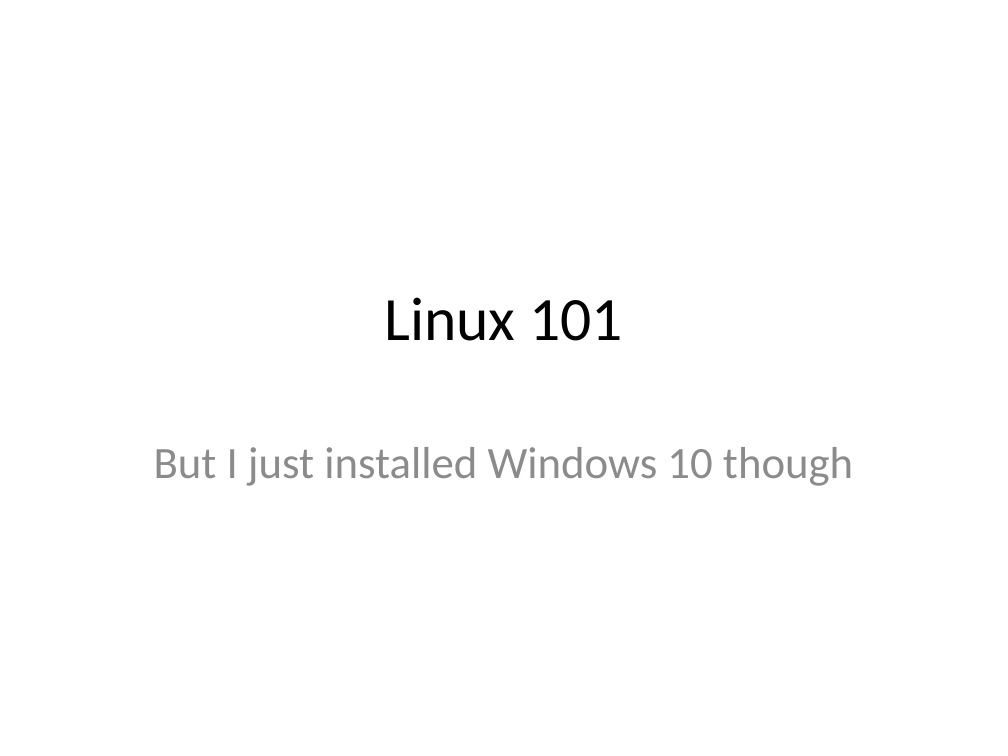
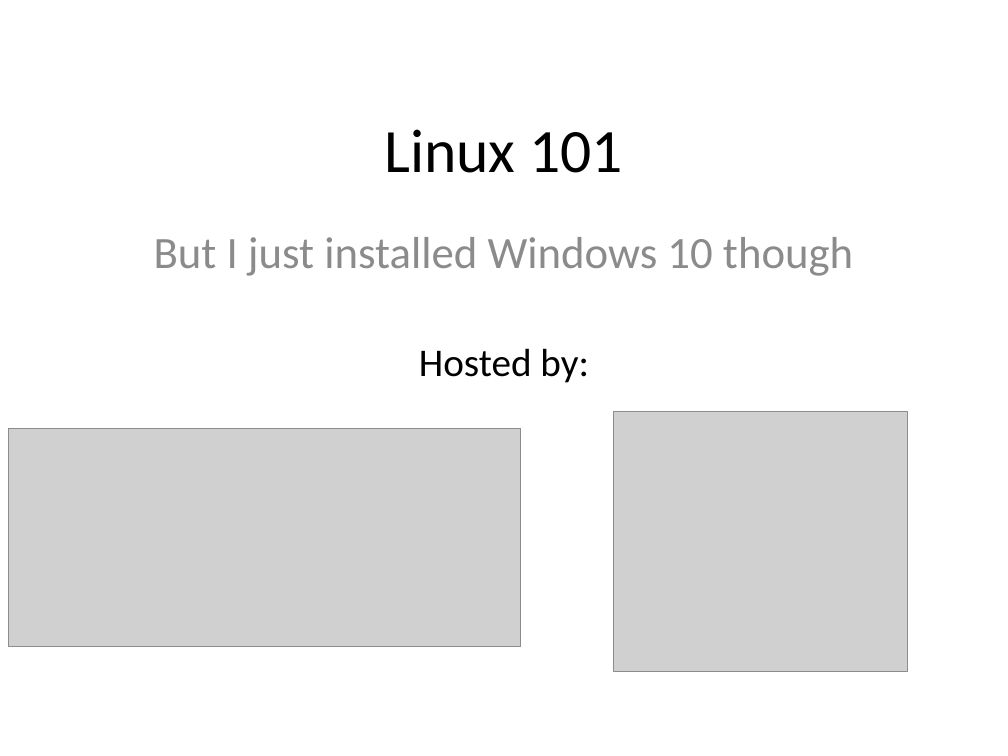
Before and after one commit to uwmadisonieee/Tutorials, a slide deck: slide 1 of Linux/Linux_101.pptx. Drawn at 1008x756 pixels with LibreOffice and Linux fonts; fonts in the diff are those of the drawing; grey boxes stand for pictures. Boxes give left, top, right and bottom in pixels: in the first picture for what was removed or moved away, otherwise in the second. Text is boxed around its words. In the diff, an @@ line names an element or a change of style, - is before the commit and + after.

Commit message:
updated Linux presentation

```diff
--- a/Linux/Linux_101.pptx
+++ b/Linux/Linux_101.pptx
@@ title "Linux 101": place and size @@
-title "Linux 101" at (384, 297, 624, 341)
+title "Linux 101" at (384, 129, 624, 173)
@@ subtitle "But I just installed Windows ...": place and size @@
-subtitle "But I just installed Windows ..." at (154, 447, 853, 486)
+subtitle "But I just installed Windows ..." at (154, 237, 853, 276)
@@ text added at (419, 348, 589, 383), 28 pt, text #000000 @@
+Hosted by:
@@ picture added at (613, 411, 907, 671) @@
@@ picture added at (8, 428, 520, 647) @@
```
Also in this commit, not shown: 6 other slides changed, 7 slides added, 8 slides removed, 2 other files.
